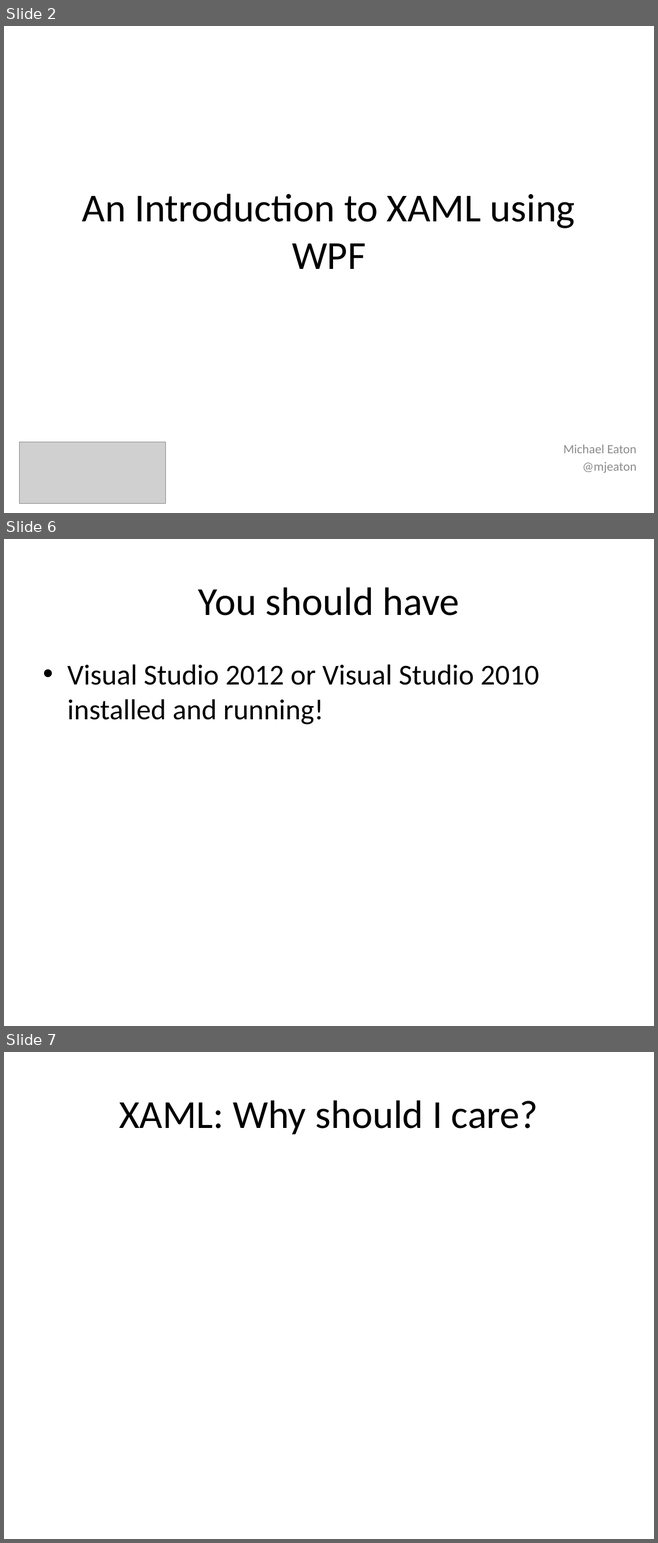
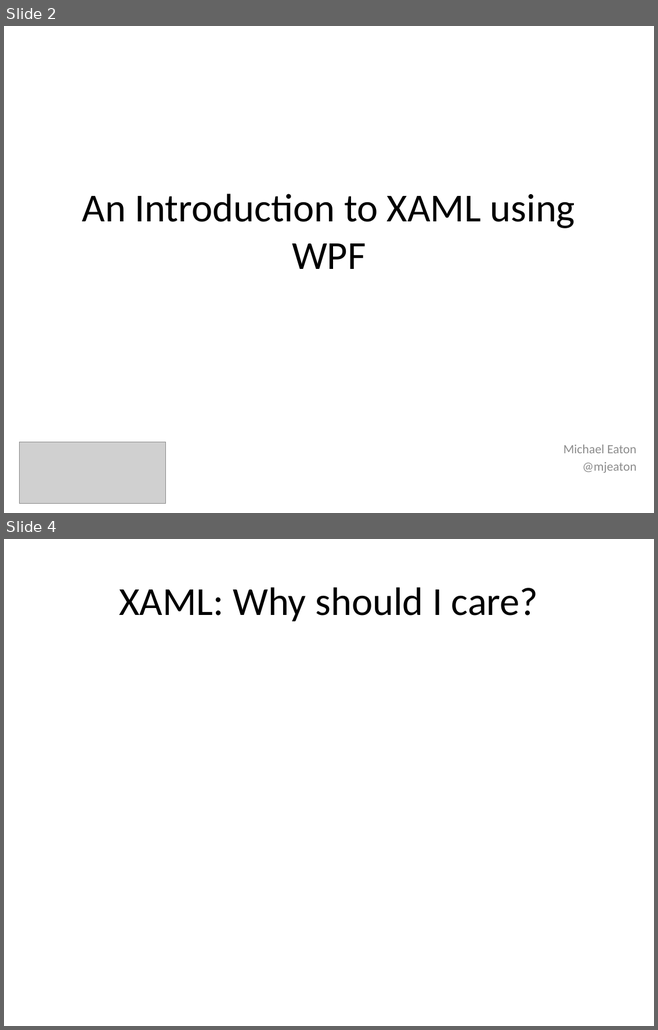
Before and after one commit to mjeaton/presentations, a slide deck: 2014/STLDODN/XAML_Intro/WPFIntro.pptx. Shown one above the other, each under a label of ours: slides 2, 6 and 7 before the commit, slides 2 and 4 after it; the slides between them are not shown. The pictures are 658x1543 and 658x1030 pixels, drawn with LibreOffice and Linux fonts; fonts in the diff are those of the drawing; grey boxes stand for pictures. Boxes give left, top, right and bottom in pixels: in the first picture for what was removed or moved away, otherwise in the second. Text is boxed around its words. In the diff, an @@ line names an element or a change of style, - is before the commit and + after.

```diff
--- a/2014/STLDODN/XAML_Intro/WPFIntro.pptx
+++ b/2014/STLDODN/XAML_Intro/WPFIntro.pptx
@@ slide 6 removed at (4,539,654,1026), background #FFFFFF @@
@@ title removed at (198,587,459,616) @@
-You should have
@@ text removed at (67,664,539,725) @@
-• Visual Studio 2012 or Visual Studio 2010 installed and running!
@@ what was slide 7 is now slide 4 @@
```
Also in this commit, not shown: 1 slide changed, 4 other slides removed, 1 other file.
